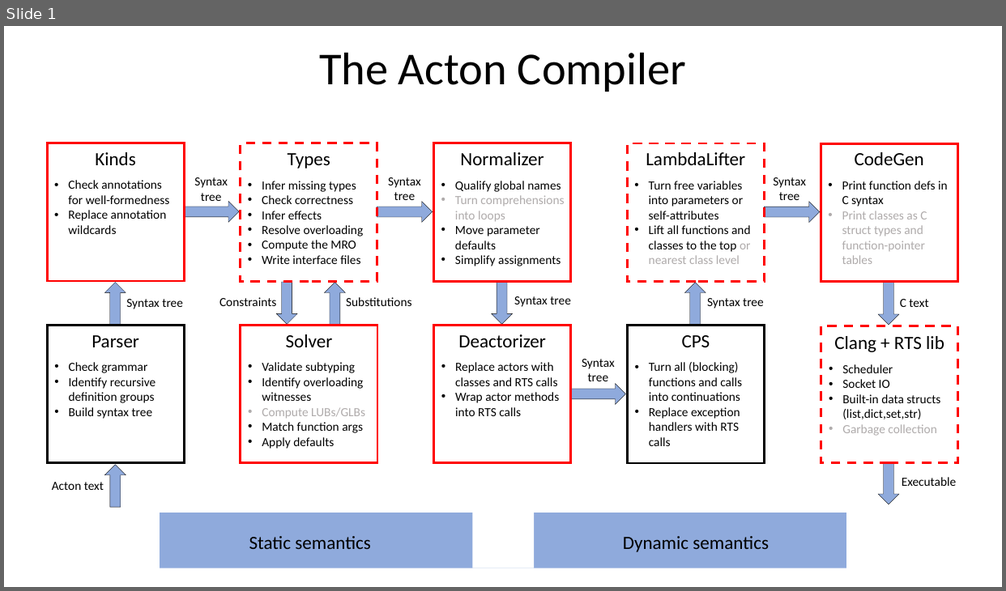
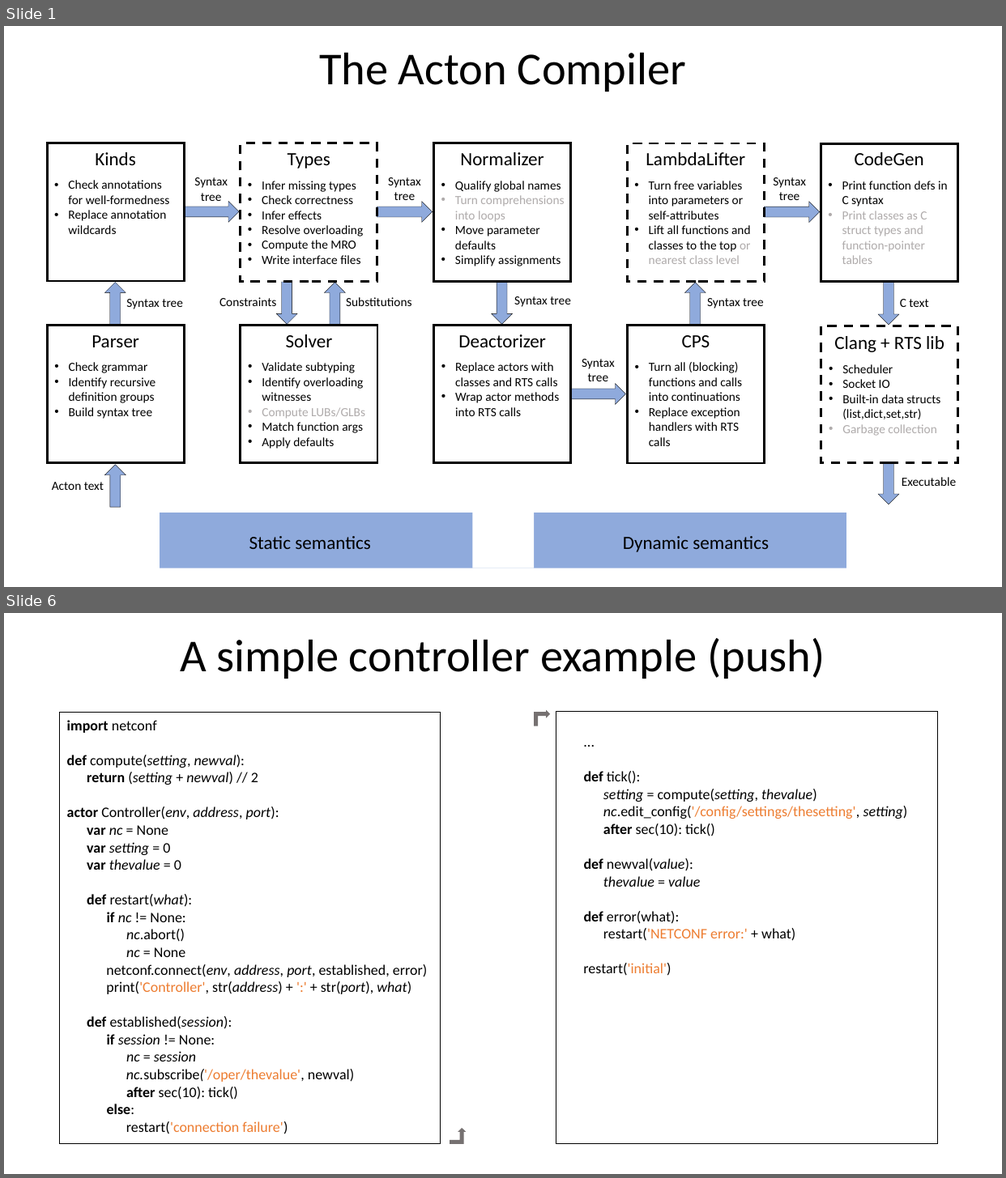
Before and after one commit to actonlang/acton, a slide deck: ActonCompiler.pptx. Shown one above the other, each under a label of ours: slide 1 before the commit, slides 1 and 6 after it; the slides between them are not shown. The pictures are 1006x591 and 1006x1178 pixels, drawn with LibreOffice and Linux fonts; fonts in the diff are those of the drawing. Boxes give left, top, right and bottom in pixels: in the first picture for what was removed or moved away, otherwise in the second. Text is boxed around its words. In the diff, an @@ line names an element or a change of style, - is before the commit and + after.

```diff
--- a/ActonCompiler.pptx
+++ b/ActonCompiler.pptx
@@ slide 6 added at (4, 613, 1002, 1174), background #FFFFFF @@
@@ title added at (180, 638, 825, 679), 44 pt, text #000000 @@
+A simple controller example (push)
@@ text added at (59, 712, 441, 1144), outline #000000 0.75 pt, 14 pt, text #000000 @@
+import netconf
+def compute(setting, newval):
+return (setting + newval) // 2
+actor Controller(env, address, port):
+var nc = None
+var setting = 0
+var thevalue = 0
+def restart(what):
+if nc != None:
+nc.abort()
+nc = None
+netconf.connect(env, address, port, established, error)
+print('Controller', str(address) + ':' + str(port), what)
+def established(session):
+if session != None:
+nc = session
+nc.subscribe('/oper/thevalue', newval)
+after sec(10): tick()
+else:
+restart('connection failure')
@@ bent up arrow added at (534, 710, 551, 726), fill #767171 @@
@@ rectangle added at (556, 711, 938, 1144), outline #000000 0.75 pt, 14 pt, text #000000 @@
+...
+def tick():
+setting = compute(setting, thevalue)
+nc.edit_config('/config/settings/thesetting', setting)
+after sec(10): tick()
+def newval(value):
+thevalue = value
+def error(what):
+restart('NETCONF error:' + what)
+restart('initial')
@@ bent up arrow added at (450, 1128, 466, 1144), fill #767171 @@
@@ slide 1 changed as well @@
@@ outline #FF0000 2.25 pt to #000000 2.25 pt in 5 elements at (47, 143, 184, 281), (434, 143, 571, 281), (241, 326, 377, 463), (434, 326, 571, 463), (820, 143, 957, 281) @@
@@ outline #FF0000 2.25 pt dashed to #000000 2.25 pt dashed in 3 elements at (241, 143, 377, 281), (628, 143, 765, 281), (820, 327, 957, 463) @@
```
Also in this commit, not shown: 1 other slide changed, 4 other slides added.
